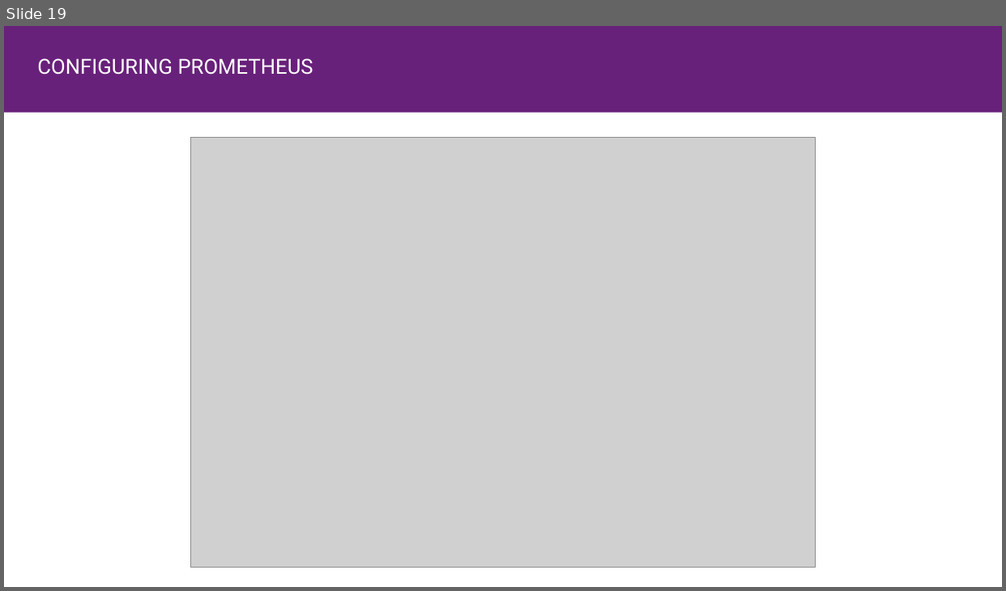
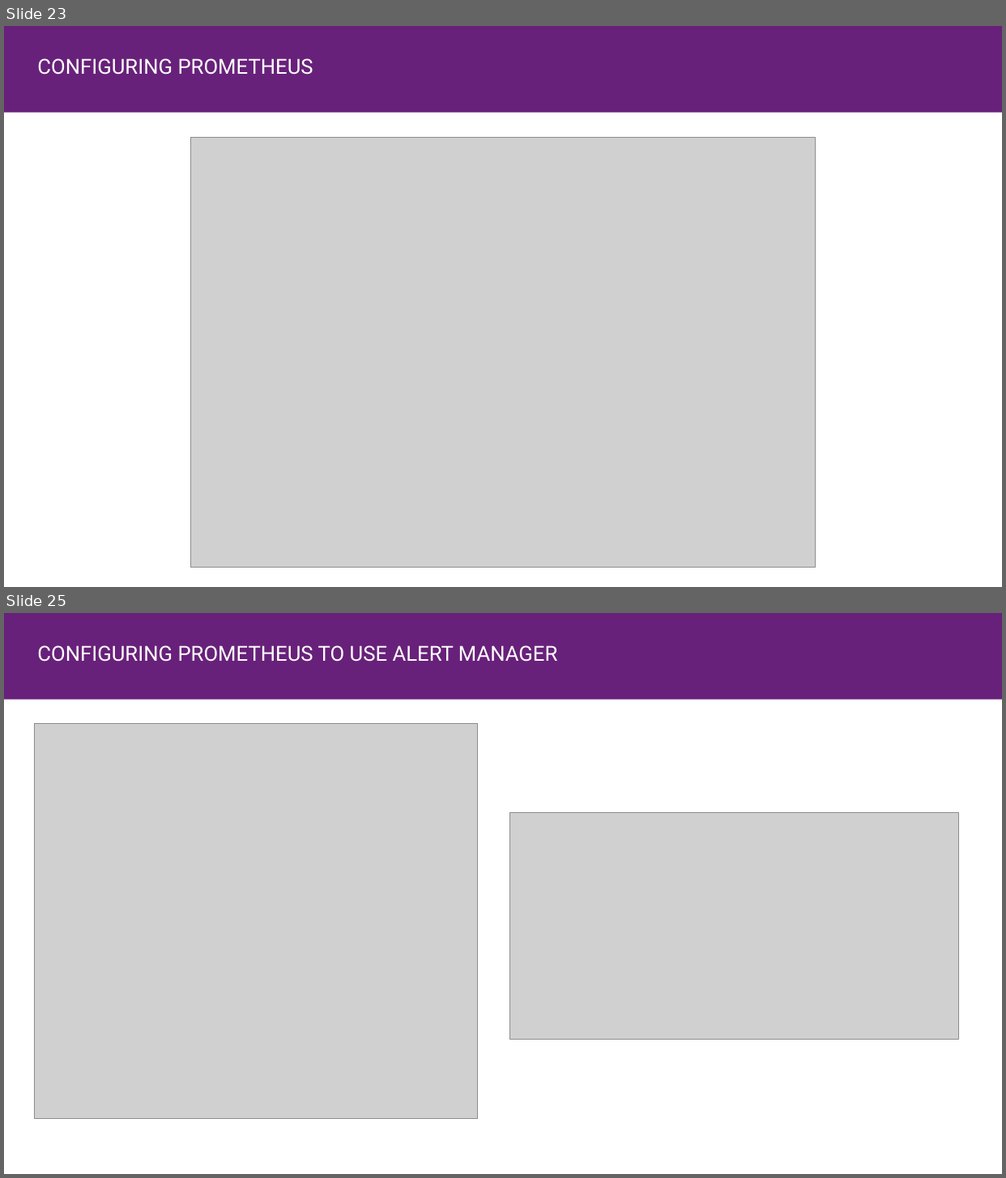
Before and after one commit to jruizx/dotnet-bcn, a slide deck: .net core bcn user group.pptx. Shown one above the other, each under a label of ours: slide 19 before the commit, slides 23 and 25 after it; the slides between them are not shown. The pictures are 1006x591 and 1006x1178 pixels, drawn with LibreOffice and Linux fonts; fonts in the diff are those of the drawing; grey boxes stand for pictures. Boxes give left, top, right and bottom in pixels: in the first picture for what was removed or moved away, otherwise in the second. Text is boxed around its words. In the diff, an @@ line names an element or a change of style, - is before the commit and + after.

```diff
--- a/.net core bcn user group.pptx
+++ b/.net core bcn user group.pptx
@@ slide 25 added at box(4, 613, 1002, 1174), background #FFFFFF @@
@@ rectangle added at box(4, 613, 1002, 700), fill #68217A @@
@@ text added at box(37, 645, 558, 662), 20 pt, text #FFFFFF @@
+CONFIGURING PROMETHEUS TO USE ALERT MANAGER
@@ picture added at box(34, 723, 477, 1118) @@
@@ picture added at box(510, 813, 958, 1041) @@
@@ what was slide 19 is now slide 23 @@
```
Also in this commit, not shown: 9 other slides added, 12 slides removed, 11 other files.
